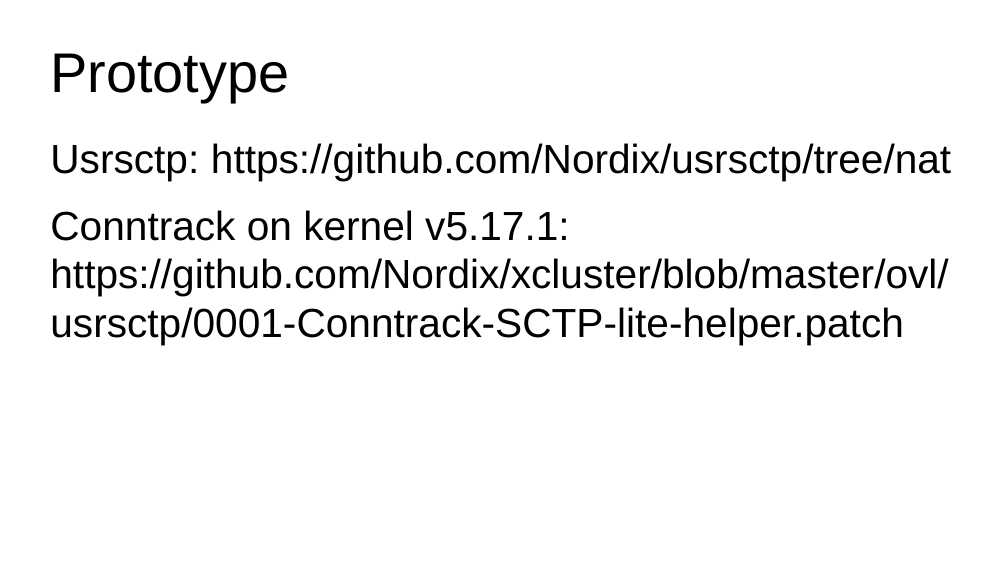
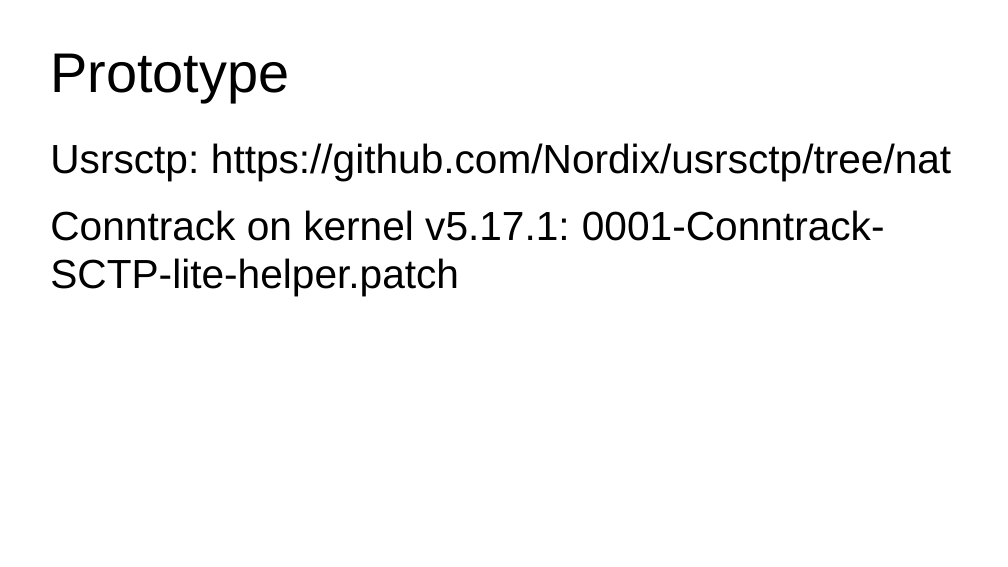
Before and after one commit to Nordix/xcluster, a slide deck: slide 6 of ovl/usrsctp/demo-20220420/demo.odp. Drawn at 1008x567 pixels with LibreOffice and Linux fonts; fonts in the diff are those of the drawing. Boxes give left, top, right and bottom in pixels: in the first picture for what was removed or moved away, otherwise in the second. Text is boxed around its words. In the diff, an @@ line names an element or a change of style, - is before the commit and + after.

```diff
--- a/ovl/usrsctp/demo-20220420/demo.odp
+++ b/ovl/usrsctp/demo-20220420/demo.odp
@@ text at bbox=[50, 210, 885, 296]: text changed @@
-Conntrack on kernel v5.17.1: https://github.com/Nordix/xcluster/blob/master/ovl/usrsctp/0001-Conntrack-SCTP-lite-helper.patch
+Conntrack on kernel v5.17.1: 0001-Conntrack-SCTP-lite-helper.patch
```
Also in this commit, not shown: 13 other files.
